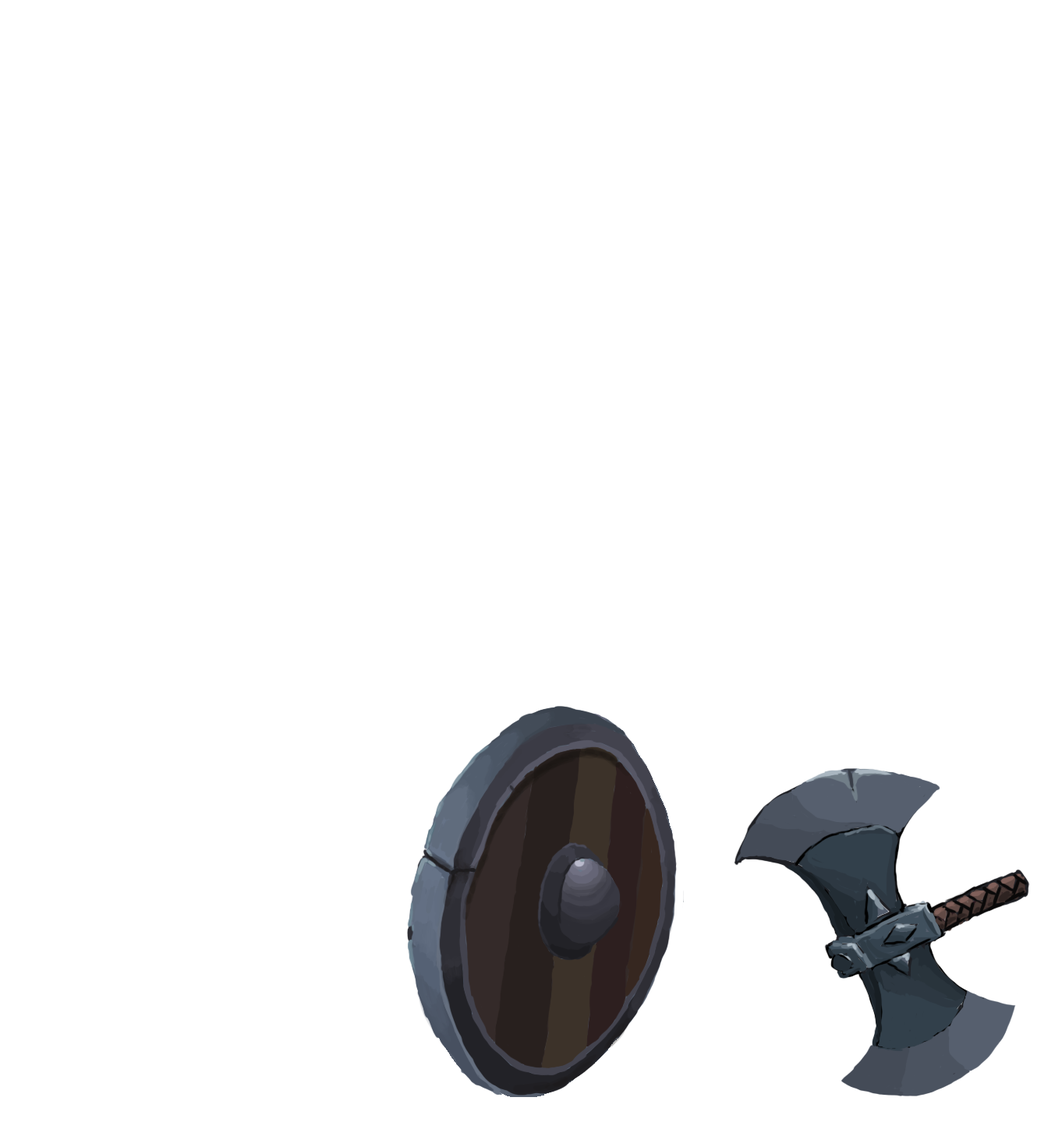
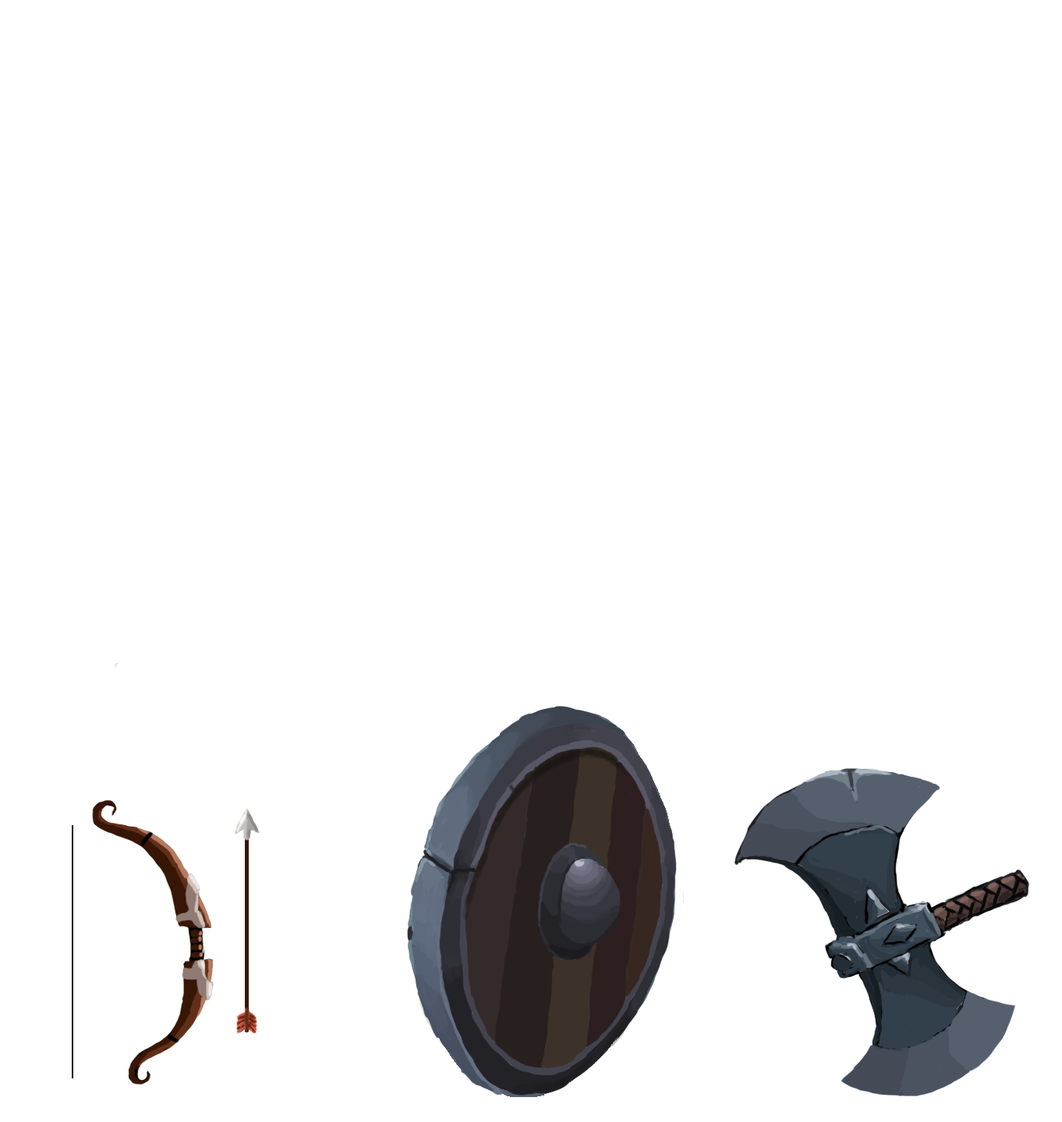
Two versions of the same layered image (1062 × 1122). Layer-by-layer changes:
added layer "Bow" above "Shield" over box(71, 663, 260, 1085)
